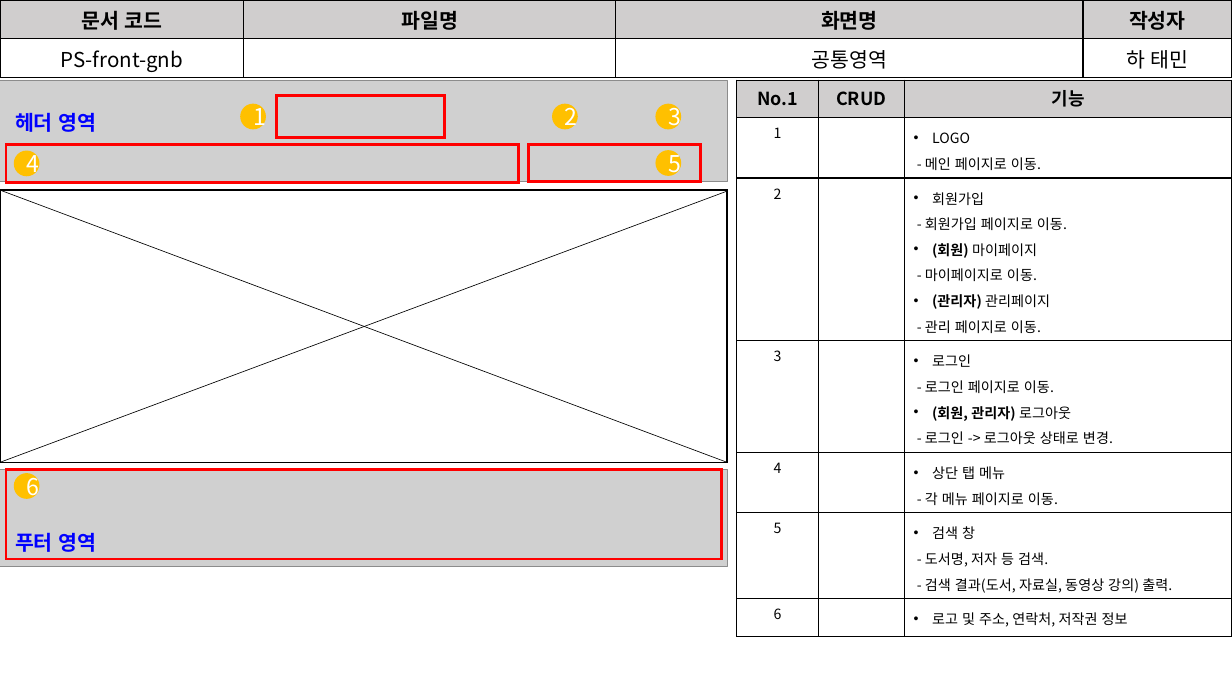
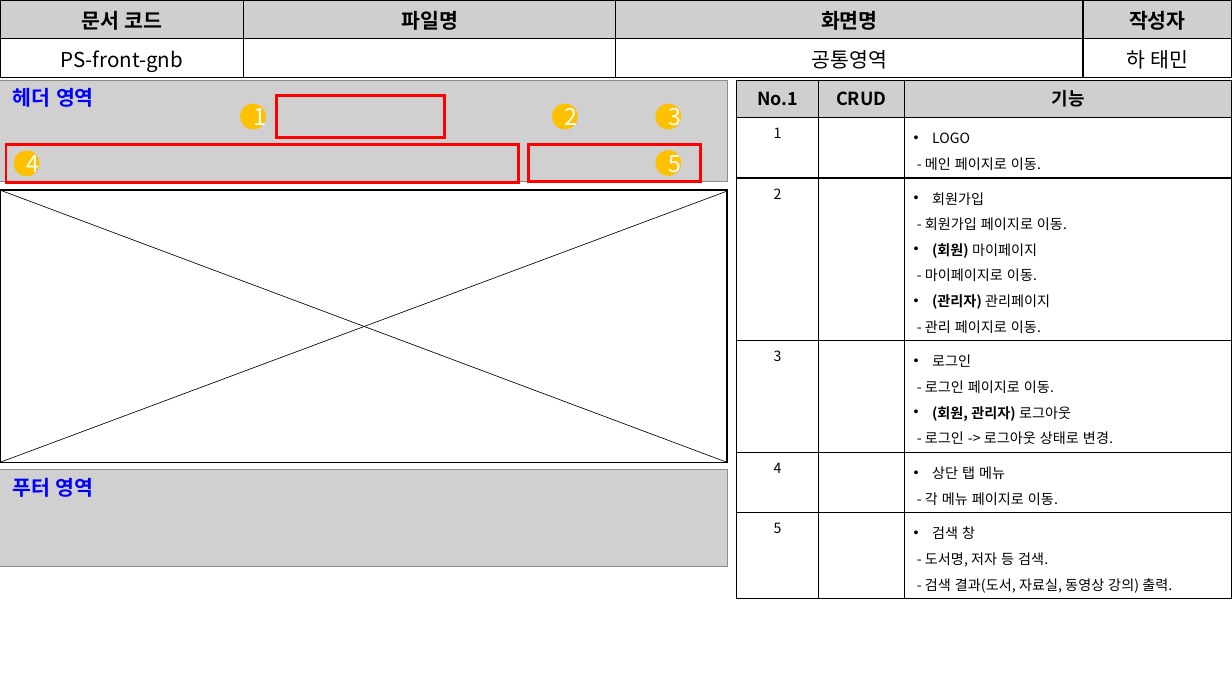
Before and after one commit to David-Ha-1217/Publisher_Portfolio, a slide deck: slide 6 of Documents/화면설계서.pptx. Drawn at 1232x693 pixels with LibreOffice and Linux fonts; fonts in the diff are those of the drawing; grey boxes stand for pictures. Boxes give left, top, right and bottom in pixels: in the first picture for what was removed or moved away, otherwise in the second. Text is boxed around its words. In the diff, an @@ line names an element or a change of style, - is before the commit and + after.

```diff
--- a/Documents/화면설계서.pptx
+++ b/Documents/화면설계서.pptx
@@ text "헤더 영역" moved from (x1=15, y1=113, x2=96, y2=132) to (x1=13, y1=88, x2=94, y2=107) @@
@@ table at (x1=738, y1=80, x2=1232, y2=597) @@
-row 7: 6 |  | 로고 및 주소, 연락처, 저작권 정보
@@ text "푸터 영역" moved from (x1=15, y1=532, x2=96, y2=552) to (x1=12, y1=477, x2=94, y2=497) @@
@@ rectangle removed at (x1=6, y1=470, x2=721, y2=559) @@
@@ ellipse removed at (x1=14, y1=473, x2=40, y2=499) @@
-6
```
Also in this commit, not shown: 9 other slides changed, 4 slides added, 3 slides removed, 1 other file.
